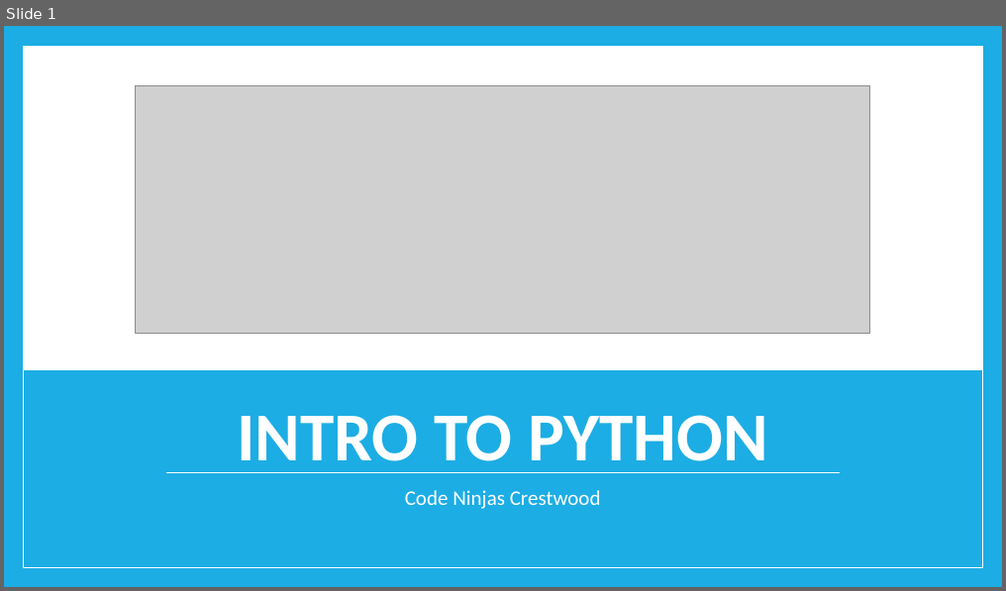
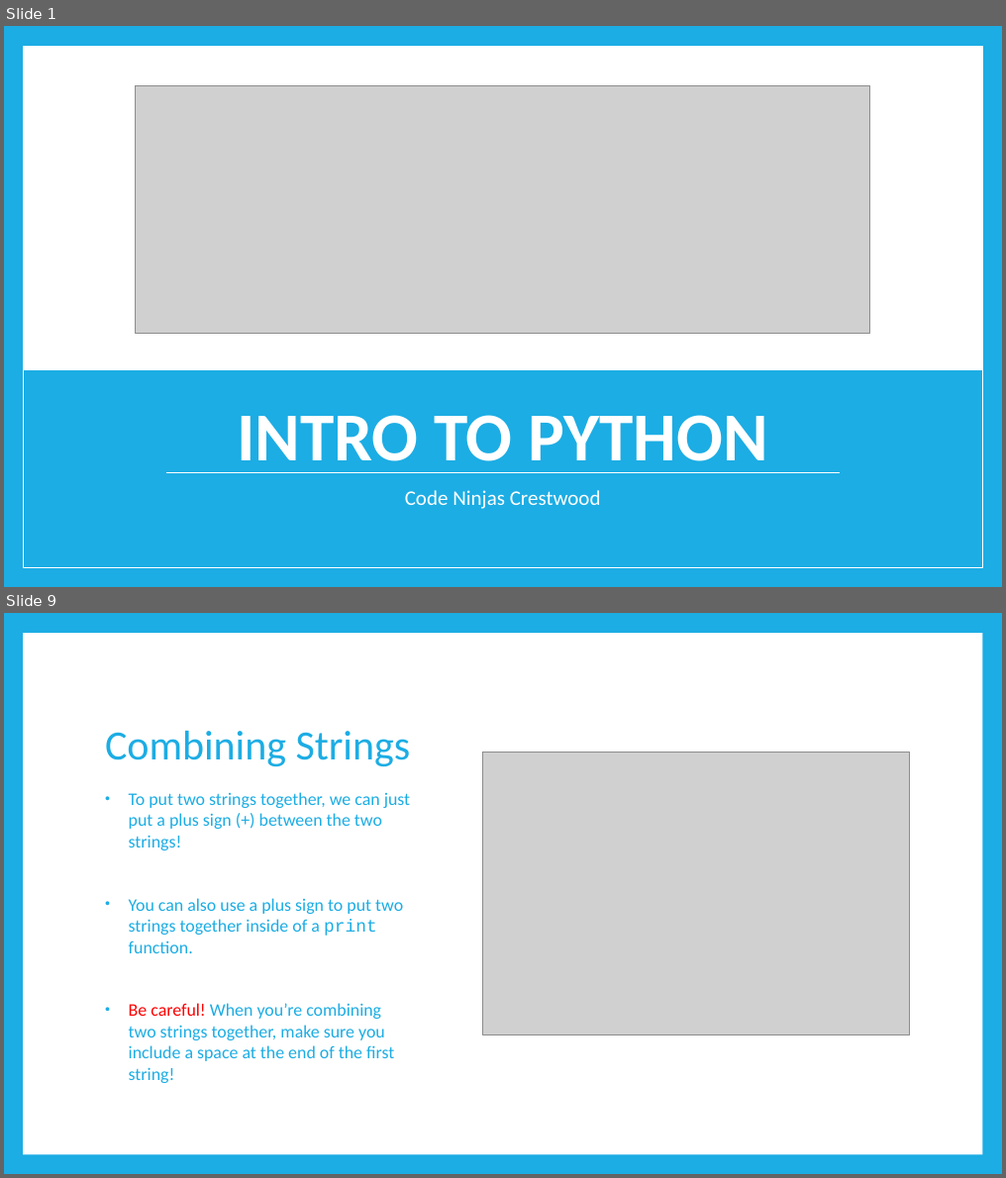
Before and after one commit to TristinSchlauch11/code-ninjas-python, a slide deck: Intro to Python.pptx. Shown one above the other, each under a label of ours: slide 1 before the commit, slides 1 and 9 after it; the slides between them are not shown. The pictures are 1006x591 and 1006x1178 pixels, drawn with LibreOffice and Linux fonts; fonts in the diff are those of the drawing; grey boxes stand for pictures. Boxes give left, top, right and bottom in pixels: in the first picture for what was removed or moved away, otherwise in the second. Text is boxed around its words. In the diff, an @@ line names an element or a change of style, - is before the commit and + after.

```diff
--- a/Intro to Python.pptx
+++ b/Intro to Python.pptx
@@ slide 9 added at box(4, 613, 1002, 1174), background #1CADE4 @@
@@ rectangle added at box(23, 633, 982, 1155), fill #FFFFFF @@
@@ title added at box(105, 731, 411, 767), 40 pt, text #1CADE4 @@
+Combining Strings
@@ picture added at box(483, 753, 910, 1035) @@
@@ text added at box(129, 792, 410, 1083), 17 pt, text #1CADE4 @@
+• To put two strings together, we can just put a plus sign (+) between the two strings!
+• You can also use a plus sign to put two strings together inside of a print function.
+• Be careful! When you’re combining two strings together, make sure you include a space at the end of the first string!
```
Also in this commit, not shown: 3 slides changed, 17 other slides added, 1 other file.
